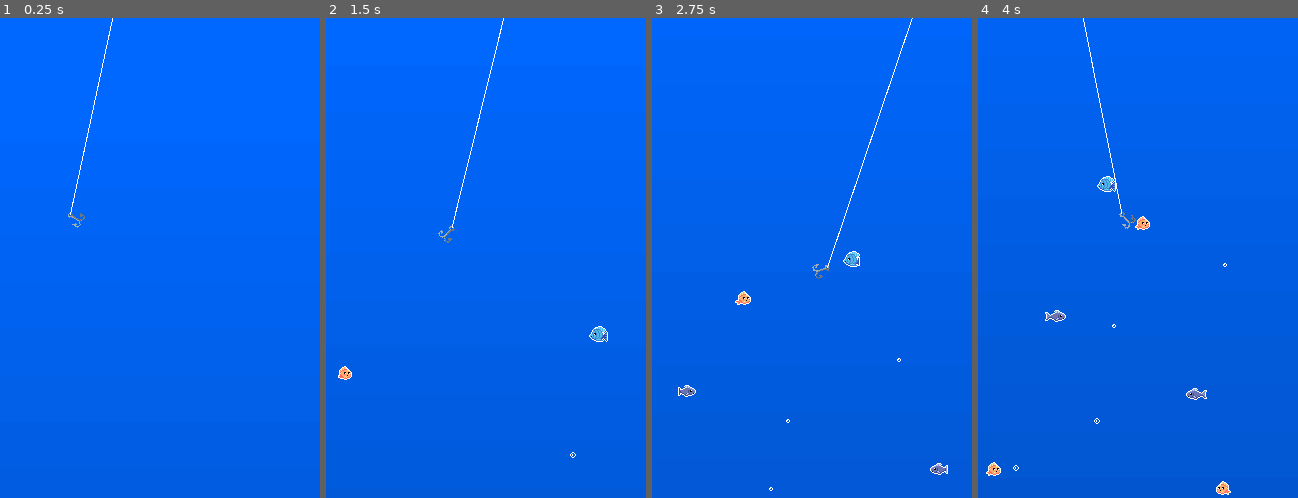
Above: before the commit, frames 1-4 (left to right).
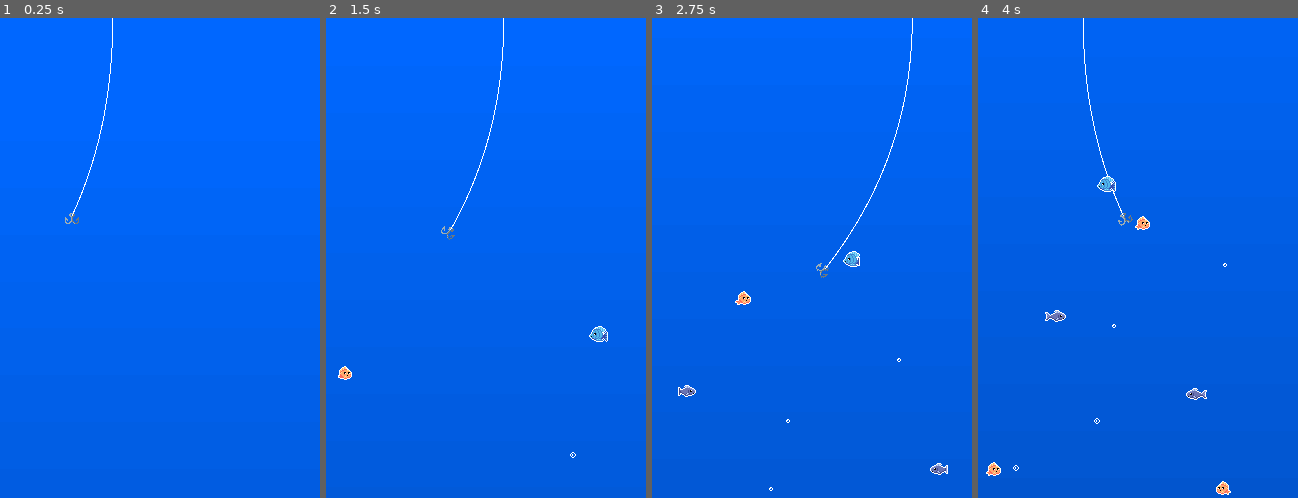
Above: after the commit, the same moments.

Repository: Maxic/fish-game
Game: Godot game, scene res://main.tscn
Same seed, same stepped clock (60 frames per second), same inputs: the game is played once before the commit and once after it.
Inputs:
- Up to frame 1 (0.25 s): no input
- Up to frame 2 (1.5 s): hold D (right) 0.53-1.28 s; hold S (down) from 1.28 s (still down)
- Up to frame 3 (2.75 s): release S (down) at 2.03 s; hold D (right) from 2.03 s (still down)
- Up to frame 4 (4 s): release D (right) at 2.78 s; hold W (up) 2.78-3.53 s; hold A (left) from 3.53 s (still down)

The runs differ from the first frame. In frame 1, 0.3% of the frame differs, in the area x 20-36%, y 0-44%; in frame 2, 0.3%; in frame 3, 0.4%, in the area x 50-82%, y 0-55%; in frame 4, 0.3%.

Commit message:
hook line and sinker

Diff:
--- a/scenes/camera.tscn
+++ b/scenes/camera.tscn
@@ -1,6 +1,4 @@
-[gd_scene load_steps=2 format=3 uid="uid://chdayi656ocbs"]
-
-[sub_resource type="ShaderMaterial" id="ShaderMaterial_fp8nj"]
+[gd_scene format=3 uid="uid://chdayi656ocbs"]
 
 [node name="Camera" type="Camera2D"]
 anchor_mode = 0
@@ -8,7 +6,6 @@
 [node name="CanvasLayer" type="CanvasLayer" parent="."]
 
 [node name="ColorRect" type="ColorRect" parent="CanvasLayer"]
-material = SubResource("ShaderMaterial_fp8nj")
 anchors_preset = 15
 anchor_right = 1.0
 anchor_bottom = 1.0
--- a/scenes/hook.tscn
+++ b/scenes/hook.tscn
@@ -8,8 +8,6 @@
 script = ExtResource("1_dpcp8")
 
 [node name="Sprite2D" type="Sprite2D" parent="."]
-position = Vector2(4, 0)
-rotation = -1.5708
 texture = ExtResource("2_xyhvf")
 
 [node name="Timer" type="Timer" parent="."]
--- /dev/null
+++ b/scenes/seaweed.tscn
@@ -0,0 +1,102 @@
+[gd_scene load_steps=15 format=3 uid="uid://q7uap5djet0d"]
+
+[ext_resource type="Texture2D" uid="uid://co5hb7q3aawma" path="res://sprite_assets/Seaweed_Dark.png" id="1_acdpv"]
+
+[sub_resource type="AtlasTexture" id="AtlasTexture_xl2m1"]
+atlas = ExtResource("1_acdpv")
+region = Rect2(0, 128, 16, 32)
+
+[sub_resource type="AtlasTexture" id="AtlasTexture_q65ju"]
+atlas = ExtResource("1_acdpv")
+region = Rect2(16, 128, 16, 32)
+
+[sub_resource type="AtlasTexture" id="AtlasTexture_twmm1"]
+atlas = ExtResource("1_acdpv")
+region = Rect2(32, 128, 16, 32)
+
+[sub_resource type="AtlasTexture" id="AtlasTexture_oec5x"]
+atlas = ExtResource("1_acdpv")
+region = Rect2(48, 128, 16, 32)
+
+[sub_resource type="AtlasTexture" id="AtlasTexture_nqwwr"]
+atlas = ExtResource("1_acdpv")
+region = Rect2(64, 128, 16, 32)
+
+[sub_resource type="AtlasTexture" id="AtlasTexture_mcx13"]
+atlas = ExtResource("1_acdpv")
+region = Rect2(80, 128, 16, 32)
+
+[sub_resource type="AtlasTexture" id="AtlasTexture_cun5r"]
+atlas = ExtResource("1_acdpv")
+region = Rect2(96, 128, 16, 32)
+
+[sub_resource type="AtlasTexture" id="AtlasTexture_1vldr"]
+atlas = ExtResource("1_acdpv")
+region = Rect2(112, 128, 16, 32)
+
+[sub_resource type="AtlasTexture" id="AtlasTexture_tfh2w"]
+atlas = ExtResource("1_acdpv")
+region = Rect2(128, 128, 16, 32)
+
+[sub_resource type="AtlasTexture" id="AtlasTexture_ikjol"]
+atlas = ExtResource("1_acdpv")
+region = Rect2(144, 128, 16, 32)
+
+[sub_resource type="AtlasTexture" id="AtlasTexture_0uplb"]
+atlas = ExtResource("1_acdpv")
+region = Rect2(160, 128, 16, 32)
+
+[sub_resource type="AtlasTexture" id="AtlasTexture_dlotr"]
+atlas = ExtResource("1_acdpv")
+region = Rect2(176, 128, 16, 32)
+
+[sub_resource type="SpriteFrames" id="SpriteFrames_fp558"]
+animations = [{
+"frames": [{
+"duration": 1.0,
+"texture": SubResource("AtlasTexture_xl2m1")
+}, {
+"duration": 1.0,
+"texture": SubResource("AtlasTexture_q65ju")
+}, {
+"duration": 1.0,
+"texture": SubResource("AtlasTexture_twmm1")
+}, {
+"duration": 1.0,
+"texture": SubResource("AtlasTexture_oec5x")
+}, {
+"duration": 1.0,
+"texture": SubResource("AtlasTexture_nqwwr")
+}, {
+"duration": 1.0,
+"texture": SubResource("AtlasTexture_mcx13")
+}, {
+"duration": 1.0,
+"texture": SubResource("AtlasTexture_cun5r")
+}, {
+"duration": 1.0,
+"texture": SubResource("AtlasTexture_1vldr")
+}, {
+"duration": 1.0,
+"texture": SubResource("AtlasTexture_tfh2w")
+}, {
+"duration": 1.0,
+"texture": SubResource("AtlasTexture_ikjol")
+}, {
+"duration": 1.0,
+"texture": SubResource("AtlasTexture_0uplb")
+}, {
+"duration": 1.0,
+"texture": SubResource("AtlasTexture_dlotr")
+}],
+"loop": true,
+"name": &"default",
+"speed": 5.0
+}]
+
+[node name="Seaweed" type="Node2D"]
+
+[node name="AnimatedSprite2D" type="AnimatedSprite2D" parent="."]
+sprite_frames = SubResource("SpriteFrames_fp558")
+autoplay = "default"
+frame_progress = 0.559246
--- a/scripts/hook.gd
+++ b/scripts/hook.gd
@@ -4,7 +4,7 @@
 @export var speed: float = 70.0
 var direction: Vector2 = Vector2(1,1)
 
-const hook_fallback_lerp_weight = .03
+const hook_fallback_lerp_weight = .02
 
 func _physics_process(delta):
 
@@ -15,15 +15,17 @@
 
 	direction = direction.normalized() * speed
 
+	var sprite_rot = $Sprite2D.rotation
+
 	# Rotate as if being dragged
 	if abs(direction.x) < .01 and abs(direction.y) <.01:
 		var look_at_point = Vector2(self.global_position.x, self.global_position.y+1)
-		rotation = lerp_angle(rotation, rotation + get_angle_to(look_at_point), hook_fallback_lerp_weight)
+		$Sprite2D.rotation = lerp_angle($Sprite2D.rotation, rotation + get_angle_to(look_at_point)-PI/2, hook_fallback_lerp_weight)
 	else:
 		var look_at_point = self.global_position +(direction*-1)
 		# don't rotate when going down, since we're already dropping down
 		if look_at_point.y < self.global_position.y:
 			look_at_point.y = self.global_position.y +2
-		rotation = lerp_angle(rotation, rotation + get_angle_to(look_at_point), hook_fallback_lerp_weight)
+		$Sprite2D.rotation = lerp_angle($Sprite2D.rotation, rotation + get_angle_to(look_at_point)-PI/2, hook_fallback_lerp_weight)
 
 	translate(direction * delta)
--- a/scripts/line.gd
+++ b/scripts/line.gd
@@ -2,12 +2,17 @@
 
 var global_line_origin: Vector2
 @onready var window_size = get_window().size
+@onready var sprite_position = get_node("../Sprite2D").position
+var points_amount = 100
 
 # Called when the node enters the scene tree for the first time.
 func _ready():
 	global_line_origin = Vector2(window_size.x/2, 0)
-	add_point(to_local(global_line_origin))
-	add_point(Vector2(-2,0))
+	for i in range(0, points_amount):
+		add_point(to_local(global_line_origin))
+	points[points_amount-1] = sprite_position
+
+
 
 # Called every frame. 'delta' is the elapsed time since the previous frame.
 func _physics_process(delta):
@@ -15,12 +20,24 @@
 		Input.get_action_strength("right") - Input.get_action_strength("left"),
 		0
 	)
-	var new_x_pos
 
+	# Get new origin point
+	var new_x_pos: float
 	if direction.x == 0:
 		new_x_pos = lerp(global_line_origin.x, (self.global_position).x, .05)
 	else:
 		new_x_pos = global_line_origin.x + (direction.normalized().x * 3)
 
+	# Clamp origin so it doesnt go all the way out there
 	global_line_origin.x = clamp(new_x_pos, 0, window_size.x)
-	points[0] = to_local(global_line_origin)
+
+	var weight: float = 1
+	var offset: float = .005
+	var weight_step: float = weight/(points_amount-1)
+
+	for i in range(0, points_amount):
+		var straight_line_point = to_local(to_global(points[points.size()-1]).lerp(global_line_origin, weight))
+		points[i] = Vector2(straight_line_point.x*(i*offset+1)*(i*offset+1), straight_line_point.y)
+		weight -= weight_step
+
+	points[points_amount-1] = to_local(to_global(Vector2(sprite_position.x, sprite_position.y)))
Binary file added: sprite_assets/Chests-16x32.png
Not shown, changed: sprite_assets/Chests-16x32.png.import
Binary file added: sprite_assets/Clam - 16x16.png
Not shown, added: sprite_assets/Clam - 16x16.png.import
Binary file added: sprite_assets/Corals.png
Not shown, added: sprite_assets/Corals.png.import
Binary file added: sprite_assets/Seaweed_Dark.png
Not shown, added: sprite_assets/Seaweed_Dark.png.import
Binary file changed: sprite_assets/hook.png
Binary file removed: sprite_assets/water_bg.png
